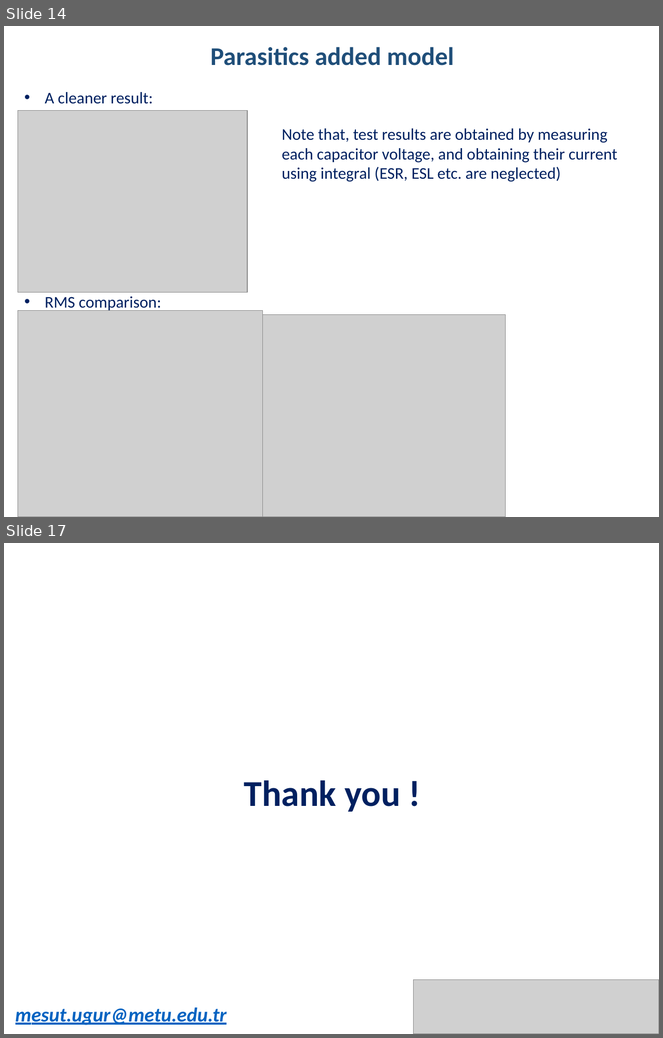
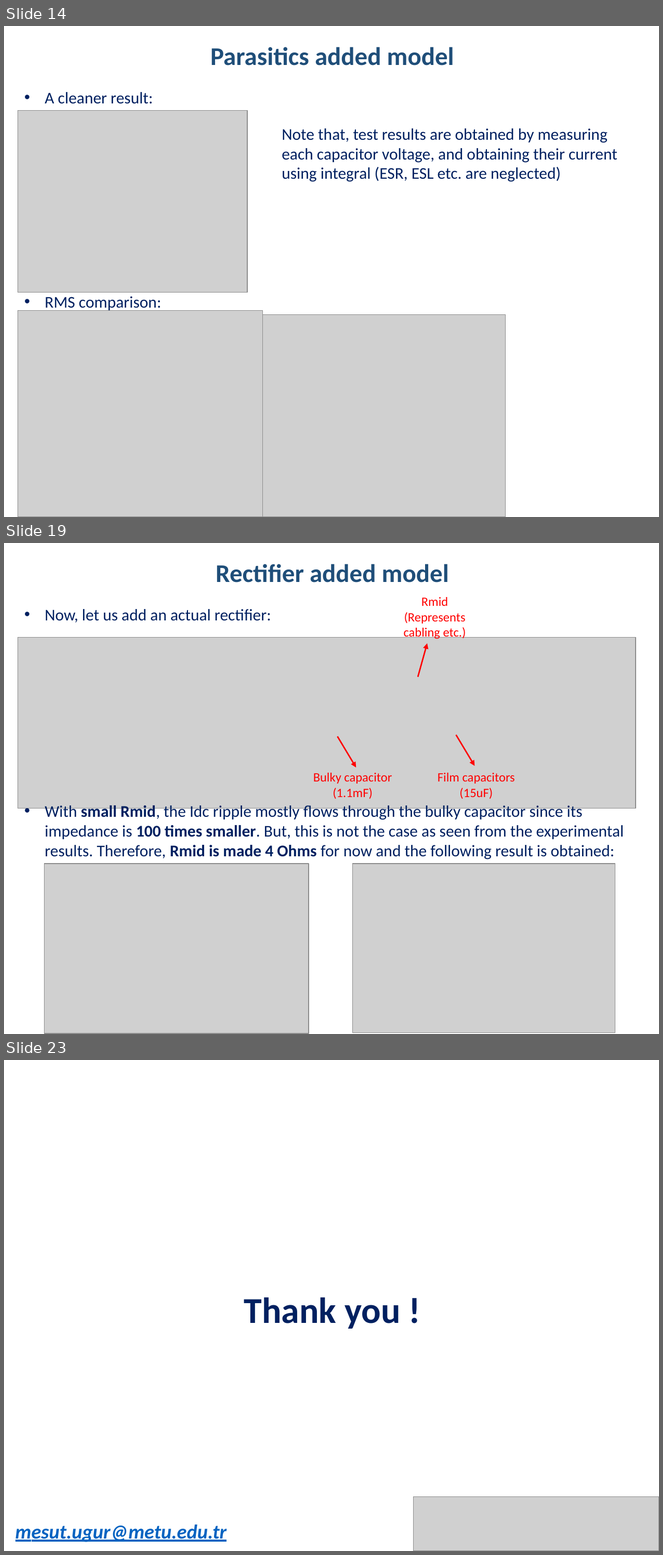
Before and after one commit to hakanpolat/IMMD, a slide deck: Simulation/dcbusmodelwrapup/immd_dcbusmodelwrapup.pptx. Shown one above the other, each under a label of ours: slides 14 and 17 before the commit, slides 14, 19 and 23 after it; the slides between them are not shown. The pictures are 663x1038 and 663x1555 pixels, drawn with LibreOffice and Linux fonts; fonts in the diff are those of the drawing; grey boxes stand for pictures. Boxes give left, top, right and bottom in pixels: in the first picture for what was removed or moved away, otherwise in the second. Text is boxed around its words. In the diff, an @@ line names an element or a change of style, - is before the commit and + after.

Commit message:
DC bus modeli üzerine hazırlanan sunumda rectifier etkileri incelendi. Sırada unbalance var.

```diff
--- a/Simulation/dcbusmodelwrapup/immd_dcbusmodelwrapup.pptx
+++ b/Simulation/dcbusmodelwrapup/immd_dcbusmodelwrapup.pptx
@@ slide 19 added at <box>4,543,659,1034</box>, background #FFFFFF @@
@@ text added at <box>216,564,449,583</box>, 28 pt, text #1F4E79, bold @@
+Rectifier added model
@@ text added at <box>404,597,466,640</box>, 14 pt, text #FF0000 @@
+Rmid (Represents cabling etc.)
@@ text added at <box>45,609,271,623</box>, 18 pt, text #002060 @@
+• Now, let us add an actual rectifier:
@@ picture added at <box>18,637,636,808</box> @@
@@ arrow added from (418, 677) to (427, 643), #FF0000 1.5 pt @@
@@ arrow added from (337, 736) to (357, 768), #FF0000 1.5 pt @@
@@ arrow added from (456, 735) to (475, 766), #FF0000 1.5 pt @@
@@ text added at <box>313,773,392,799</box>, 14 pt, text #FF0000 @@
+Bulky capacitor
+(1.1mF)
@@ text added at <box>438,773,515,799</box>, 14 pt, text #FF0000 @@
+Film capacitors
+(15uF)
@@ text added at <box>45,806,624,860</box>, 18 pt, text #002060 @@
+• With small Rmid, the Idc ripple mostly flows through the bulky capacitor since its impedance is 100 times smaller. But, this is not the case as seen from the experimental results. Therefore, Rmid is made 4 Ohms for now and the following result is obtained:
@@ picture added at <box>44,864,309,1034</box> @@
@@ picture added at <box>352,864,614,1033</box> @@
@@ what was slide 17 is now slide 23 @@
```
Also in this commit, not shown: 5 slides changed, 5 other slides added, 4 other files.
